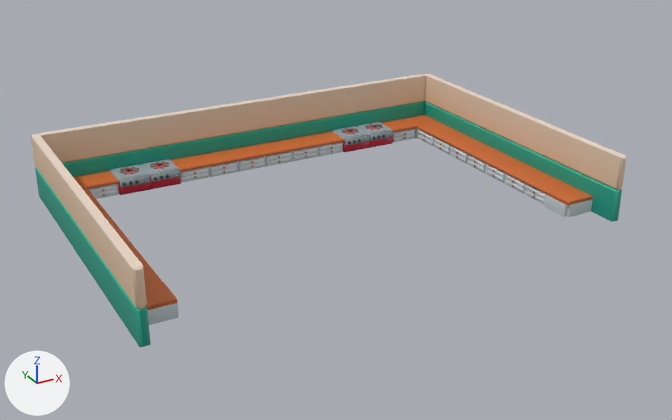
Two versions of the Blender file art_models/kitchen_model.blend, one commit apart.
Before and after are seen from a camera (50 mm lens) standing at (-24.0, -44.4, 22.5) and looking at (0.0, -0.6, 0.6). The lights are fixed; the arrows at lower left show +X, +Y and +Z. The first picture is the older version.

Objects in the first picture: 'kitchencounter_innercorner.001', 'kitchencounter_innercorner.002', 'kitchencounter_straight_A.001', 'kitchencounter_straight_A.004', 'kitchencounter_straight_A.014', 'kitchencounter_straight_A.018', 'kitchencounter_straight_A.020', 'stove_single.001', 'stove_single.002', 'wall.001', 'wall.003', 'wall.004' and 21 more.
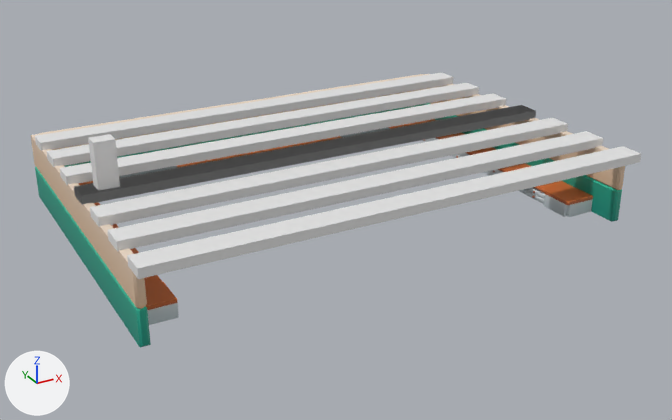
Edits to the bpy script that builds the scene:
```text
Add me_cube_011:
    me_cube_011.from_pydata(...)  # a box spanning x -1.0..1.0, y -1.0..1.0, z -1.05..1.51
Add me_cube_009:
    me_cube_009.from_pydata(...)  # a box spanning x -14.5..14.5, y -0.7..0.7, z -1.0..1.0
Add me_cube_008:
    me_cube_008.from_pydata(...)  # 32 vertices, 30 faces; spans x -14.5..14.5, y -0.7..0.7, z -1.0..1.0
Add ob_cube_009:
    ob_cube_009 = bpy.data.objects.new('Cube.009', me_cube_011)
    ob_cube_009.location = (-13.0, 0.0, 5.5)
    ob_cube_009.scale = (0.561, 0.44, 1.0)
Add ob_cube_007:
    ob_cube_007 = bpy.data.objects.new('Cube.007', me_cube_009)
    ob_cube_007.location = (0.0, 0.0, 4.2)
    ob_cube_007.scale = (1.0, 1.0, 0.255)
Add ob_cube_006:
    ob_cube_006 = bpy.data.objects.new('Cube.006', me_cube_008)
    ob_cube_006.location = (0.0, -3.0, 4.2)
    ob_cube_006.scale = (1.0, 1.0, 0.255)
Add ob_cube_005:
    ob_cube_005 = bpy.data.objects.new('Cube.005', me_cube_008.copy())
    ob_cube_005.location = (0.0, -6.0, 4.2)
    ob_cube_005.scale = (1.0, 1.0, 0.255)
Add ob_cube_004:
    ob_cube_004 = bpy.data.objects.new('Cube.004', me_cube_008.copy())
    ob_cube_004.location = (0.0, -9.0, 4.2)
    ob_cube_004.scale = (1.0, 1.0, 0.255)
Add ob_cube_003:
    ob_cube_003 = bpy.data.objects.new('Cube.003', me_cube_008.copy())
    ob_cube_003.location = (0.0, 9.0, 4.2)
    ob_cube_003.scale = (1.0, 1.0, 0.255)
Add ob_cube_002:
    ob_cube_002 = bpy.data.objects.new('Cube.002', me_cube_008.copy())
    ob_cube_002.location = (0.0, 6.0, 4.2)
    ob_cube_002.scale = (1.0, 1.0, 0.255)
Add ob_cube_001:
    ob_cube_001 = bpy.data.objects.new('Cube.001', me_cube_008.copy())
    ob_cube_001.location = (0.0, 3.0, 4.2)
    ob_cube_001.scale = (1.0, 1.0, 0.255)
Add ob_cube:
    ob_cube = bpy.data.objects.new('Cube', me_cube_008.copy())
    ob_cube.location = (0.0, 0.0, 4.2)
    ob_cube.scale = (1.0, 1.0, 0.255)
```

Pixel boxes (x1, y1, x2, y2) of what changed, in the pictures (672 x 420 px):
'Cube.004', added
    after: (127, 146, 641, 279)
'Cube.005', added
    after: (107, 131, 603, 252)
'Cube.006', added
    after: (90, 118, 568, 227)
'Cube.001', added
    after: (60, 93, 506, 185)
'Cube.002', added
    after: (47, 83, 479, 167)
'Cube.003', added
    after: (35, 73, 453, 151)
'Cube', added
    after: (75, 105, 536, 205)
'Cube.007', added
    after: (74, 105, 536, 204)
'Cube.009', added
    after: (88, 134, 120, 191)
'wall.001', unchanged, covered by the edit
    before: (39, 74, 425, 177)
    after: (39, 74, 424, 167)
'wall.003', unchanged, covered by the edit
    before: (423, 74, 627, 222)
    after: (423, 74, 625, 222)
